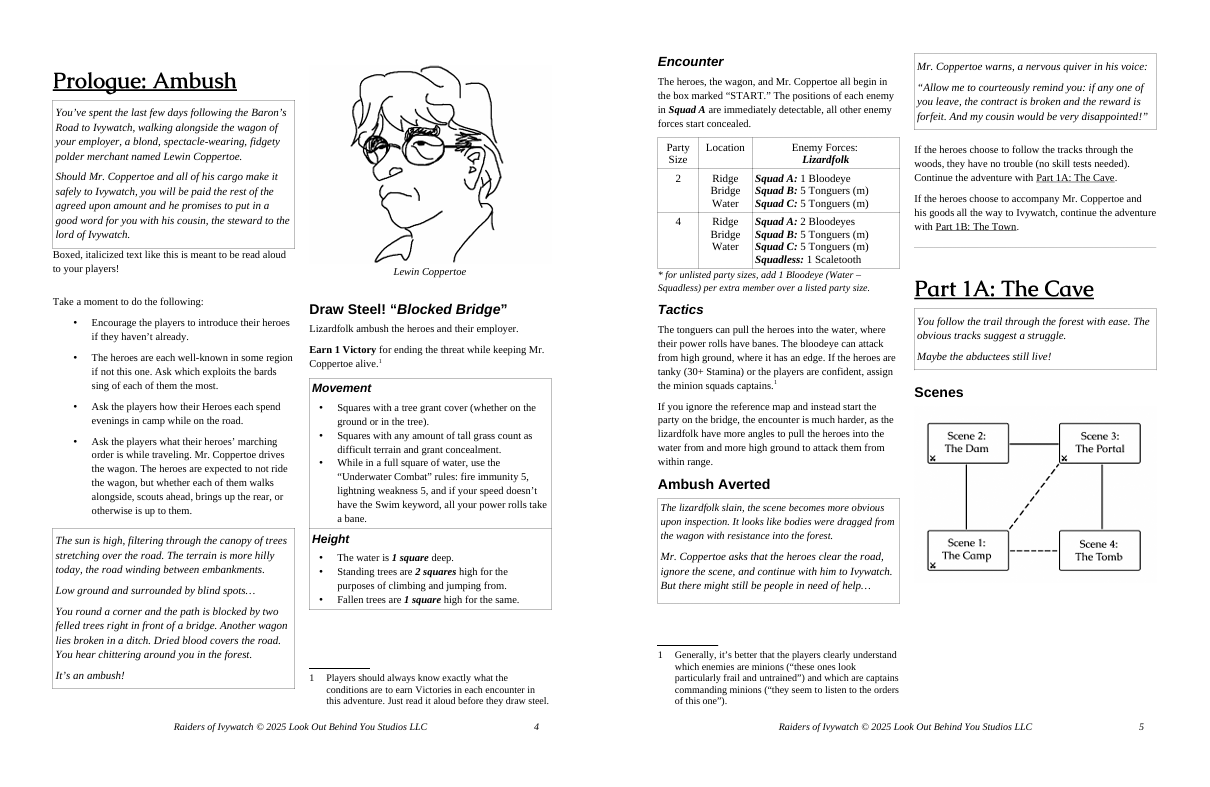
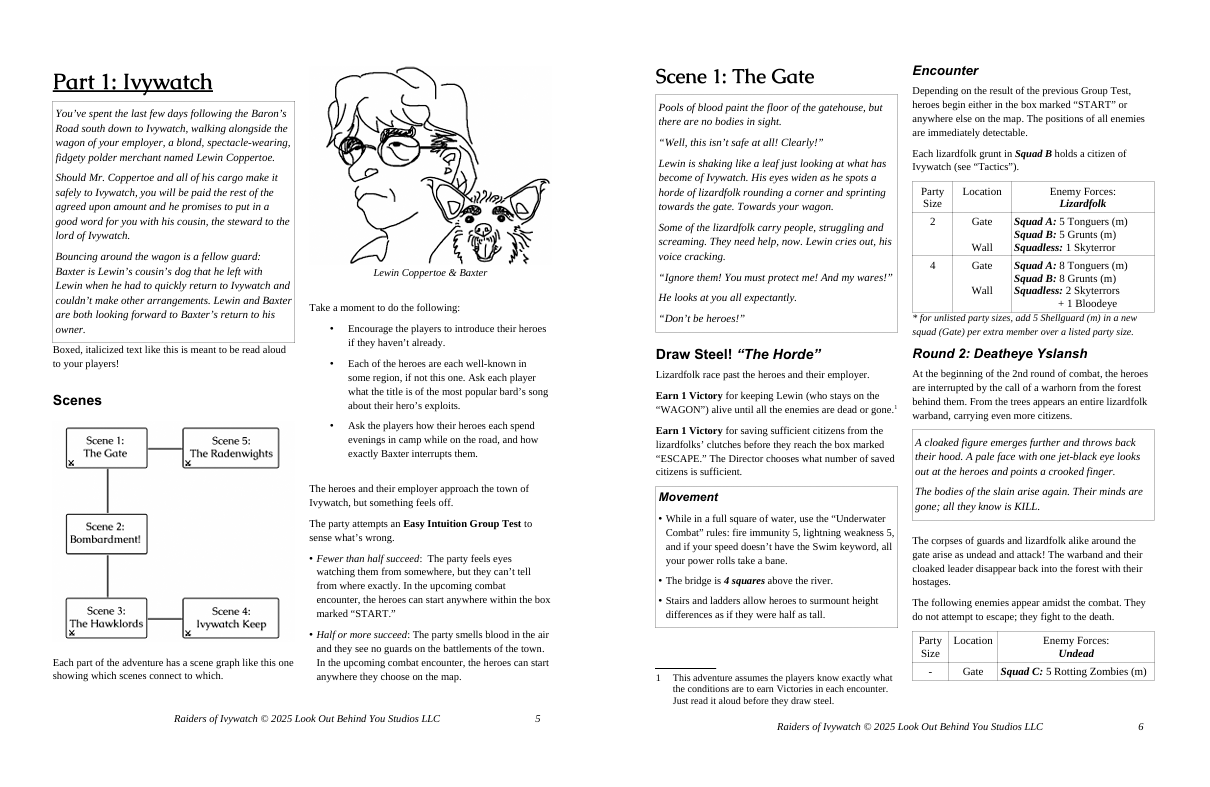
Layered file, before and after one edit (1210×787). Changes by layer:
removed layer "Layer 1" over (655, 53, 1157, 733)
removed layer "Layer 0" over (52, 65, 552, 733)
added layer "Layer 4" above "Layer 2" over (655, 59, 1157, 733)
added layer "Layer 2" above "Layer 3" over (52, 65, 552, 733)
added layer "Layer 3" over (52, 53, 1157, 733)
